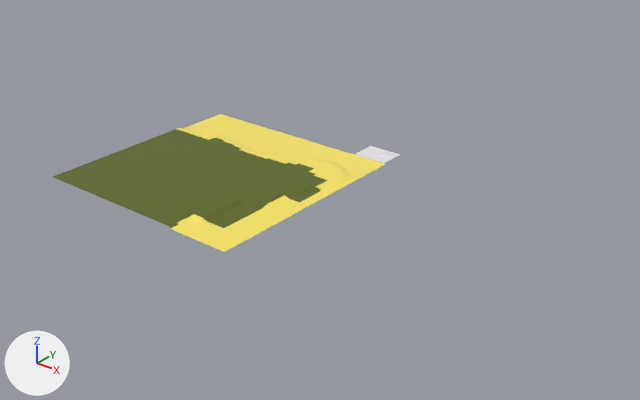
Before and after pictures for a commit that changed the FBX model Assets/MyModels/MaailmanKaikkeus.fbx.
Before and after are seen from a camera (50 mm lens) standing at (3168.0, -4512.0, 2334.0) and looking at (-128.0, -392.0, -220.0). The lights are fixed; the arrows at lower left show +X, +Y and +Z. Where no turn or scale is listed for an object, it has been applied to the vertices. Vertices at the same position are counted once.

Script lines for the objects in view, before the commit:
```python
me_plane = bpy.data.meshes.new('Plane')
me_plane.from_pydata(...)  # 6300 vertices, 6141 faces; spans x -107.0..140.0, y -51.0..140.0, z 0.0..10.0
me_plane_001 = bpy.data.meshes.new('Plane.001')
me_plane_001.from_pydata(...)  # 10404 vertices, 10201 faces; spans x -1120.0..395.0, y -1292.0..224.0, z -2.0..13.0
# faces by material slot: [3879, 6322]
me_plane_001.materials.append(mat_sand)  # yellow #fee966
me_plane_001.materials.append(mat_grass)  # dark green #5d691a
ob_plane = bpy.data.objects.new('Plane', me_plane)
ob_plane.location = (0.0, 0.0, 0.0)
ob_plane_001 = bpy.data.objects.new('Plane.001', me_plane_001)
ob_plane_001.location = (-240.0, -276.0, 1.0)
```
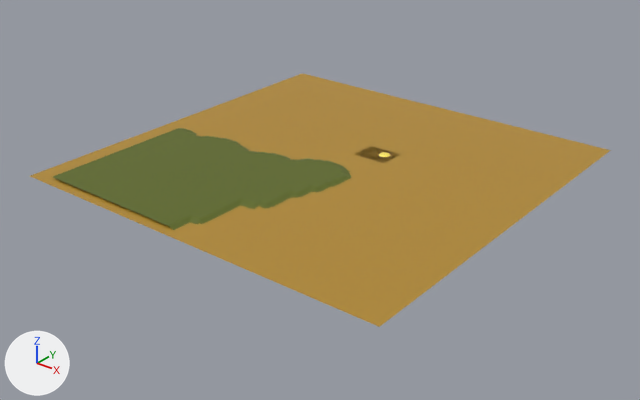
Changed parts and their boxes (x1, y1, x2, y2) in the pictures (640 x 400 px):
'Plane.002', added (brown): after (30, 73, 611, 327)
part 1 of me_plane_001, recoloured (yellow to green): (178, 128, 351, 208) in both
part 2 of me_plane_001, recoloured (yellow to green): (171, 214, 207, 230) in both
part 3 of me_plane_001, recoloured: before (175, 114, 385, 252); after (184, 128, 351, 224)
part 4 of me_plane_001, recoloured: before (209, 206, 262, 228); after (255, 206, 262, 209)
part 5 of me_plane_001, recoloured: before (292, 193, 316, 202)
part 6 of me_plane, recoloured: (379, 152, 390, 157) in both
part 7 of me_plane, recoloured: before (355, 146, 400, 163); after (356, 147, 399, 163)

Edits to the bpy script that builds the scene:
```text
Add mat_darkersand:
    mat_darkersand = principled_material('DarkerSand')
    mat_darkersand.base_color = (0.445, 0.254, 0.0284)  # brown #b28a2f
Change me_plane_001:
    where me_plane_001.from_pydata(...)  # 10404 vertices, 10201 faces; spans x -1120.0..395.0, y -1292.0..224.0, z -2.0..13.0
    used by ob_plane_001; location = (-240.0, -276.0, 1.0)
    me_plane_001 part 1: 837 of the faces centred in x -1113.0..343.0, y -759.0..21.0, z -2.0..13.0 switch from mat_sand (yellow #fee966) to mat_grass (dark green #5d691a)
    me_plane_001 part 2: 64 of the faces centred in x -32.0..73.0, y -1284.0..-1104.0, z -2.0..13.0 switch from mat_sand (yellow #fee966) to mat_grass (dark green #5d691a)
    me_plane_001 part 3: 2978 of the faces centred in x -1113.0..388.0, y -1284.0..217.0, z -2.0..5.0 switch from mat_sand (yellow #fee966) to mat_darkersand (brown #b28a2f)
    me_plane_001 part 4: 136 of the faces centred in x 88.0..193.0, y -1089.0..-774.0, z -2.0..2.0 switch from mat_grass (dark green #5d691a) to mat_darkersand (brown #b28a2f)
    me_plane_001 part 5: 23 of the faces centred in x 268.0..313.0, y -564.0..-414.0, z -2.0 switch from mat_grass (dark green #5d691a) to mat_darkersand (brown #b28a2f)
Change me_plane:
    where me_plane.from_pydata(...)  # 6300 vertices, 6141 faces; spans x -107.0..140.0, y -51.0..140.0, z 0.0..10.0
    used by ob_plane; location = (0.0, 0.0, 0.0)
    me_plane part 6: 613 of the faces centred in x 28.0..97.0, y 31.0..103.0, z 0.0..10.0 switch from no material to mat_sand (yellow #fee966)
    me_plane part 7: 5528 of the faces centred in x -105.0..139.0, y -50.0..139.0, z 0.0..3.0 switch from no material to mat_darkersand (brown #b28a2f)
Add me_plane_003:
    me_plane_003.from_pydata([(-1365.0, -1365.0, 0.0), (1365.0, -1365.0, 0.0), (-1365.0, 1365.0, 0.0), (1365.0, 1365.0, 0.0)], [], [(0, 1, 3, 2)])
    me_plane_003.materials.append(mat_darkersand)  # brown #b28a2f
Add ob_plane_002:
    ob_plane_002 = bpy.data.objects.new('Plane.002', me_plane_003)
    ob_plane_002.location = (-147.0, -267.0, 0.0)
```
